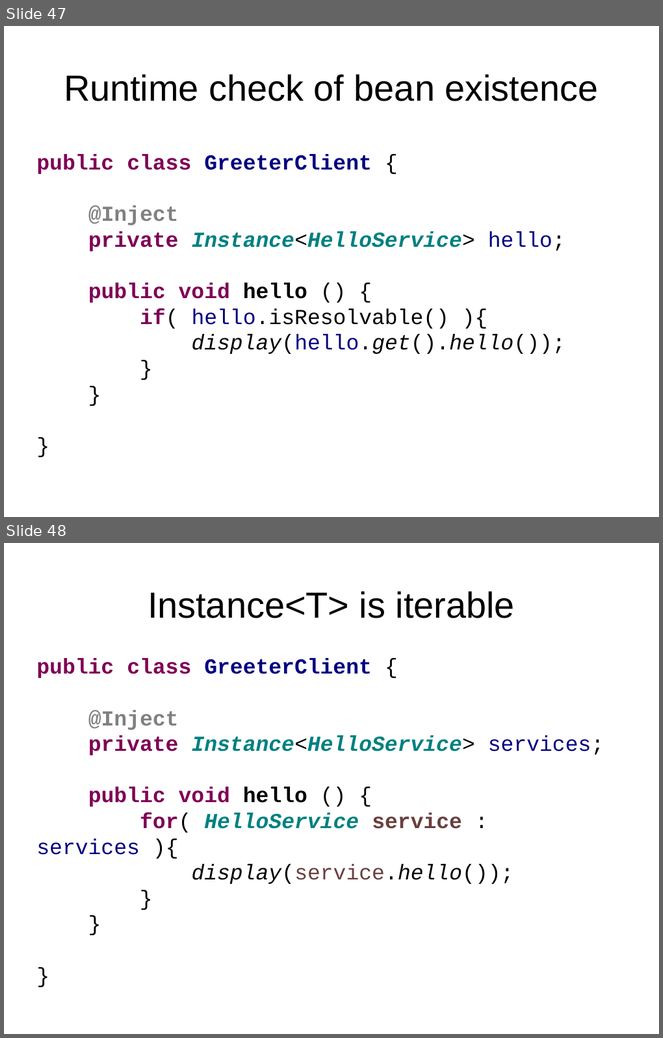
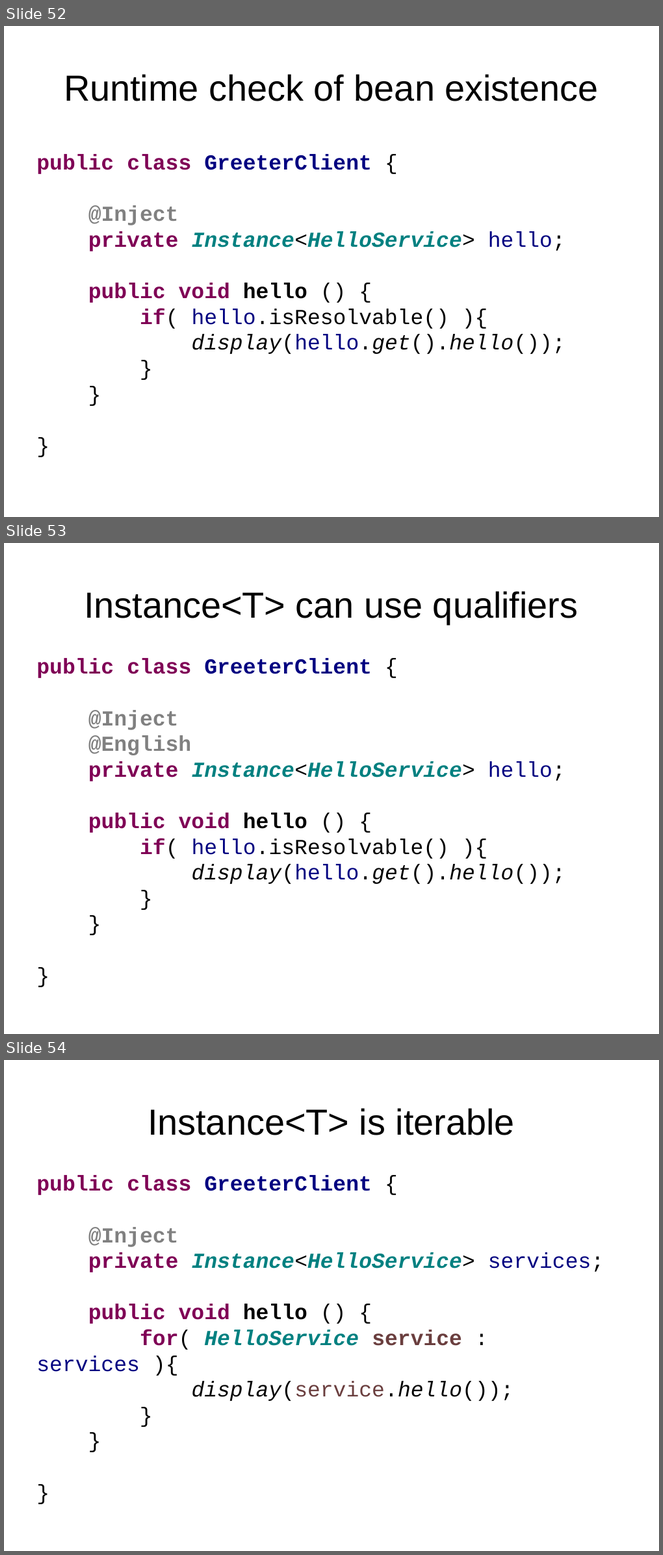
Before and after one commit to FrigoCoder/CDI, a slide deck: CDI.odp. Shown one above the other, each under a label of ours: slides 47 and 48 before the commit, slides 52, 53 and 54 after it. The pictures are 663x1038 and 663x1555 pixels, drawn with LibreOffice and Linux fonts; fonts in the diff are those of the drawing. Boxes give left, top, right and bottom in pixels: in the first picture for what was removed or moved away, otherwise in the second. Text is boxed around its words. In the diff, an @@ line names an element or a change of style, - is before the commit and + after.

```diff
--- a/CDI.odp
+++ b/CDI.odp
@@ slide 53 added at <box>4,543,659,1034</box>, background #FFFFFF @@
@@ title added at <box>84,591,578,624</box>, 44 pt, text #000000 @@
+Instance<T> can use qualifiers
@@ text added at <box>36,659,566,884</box>, 26 pt, text #000000, bold @@
+public class GreeterClient {
+@Inject
+@English
+private Instance<HelloService> hello;
+public void hello () {
+if( hello.isResolvable() ){
+display(hello.get().hello());
+}
+}
+}
@@ what was slide 47 is now slide 52 @@
@@ what was slide 48 is now slide 54 @@
```
Also in this commit, not shown: 2 slides changed, 6 other slides added.
